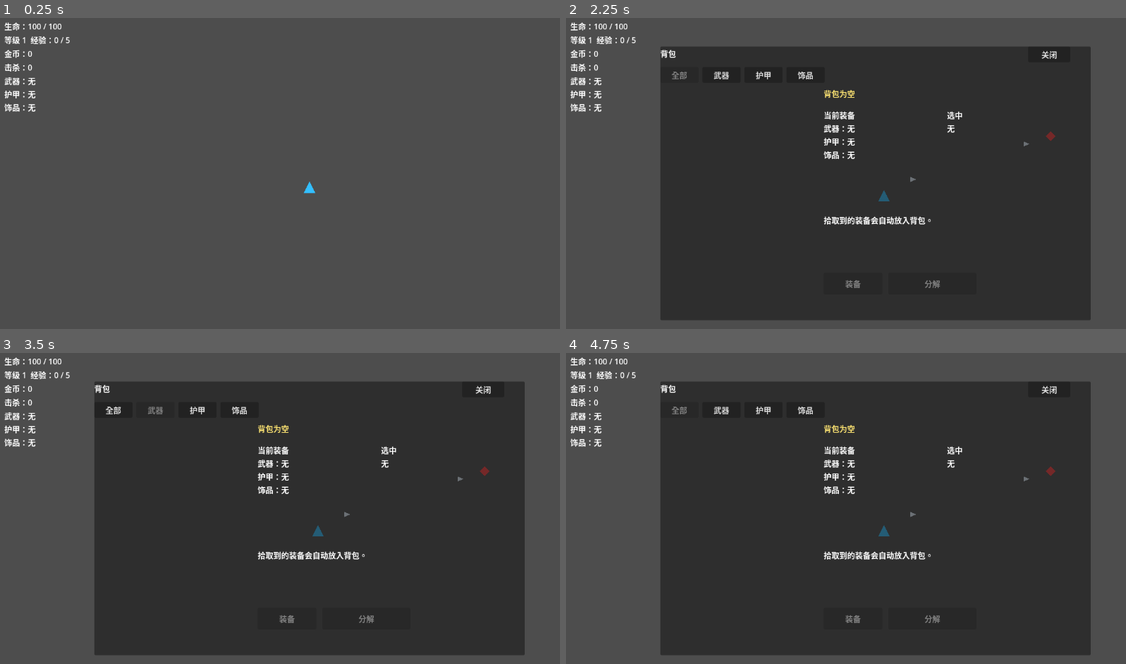
Above: before the commit, frames 1-4 (two rows, left to right).
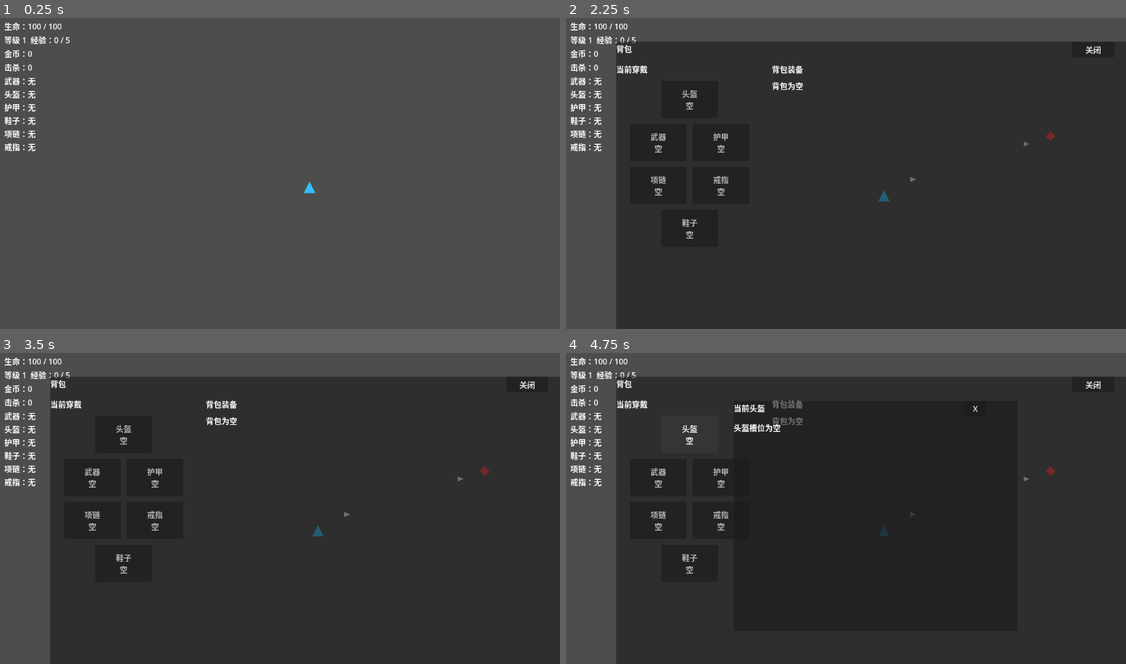
Above: after the commit, the same moments.

Repository: airisuzuki123/RogueLootPrototype
Game: Godot game, scene res://scenes/main.tscn
Same seed, same stepped clock (60 frames per second), same inputs: the game is played once before the commit and once after it.
Inputs (mouse positions are in pixels of both pictures, inside the frame that each line leads up to):
- Up to frame 1 (0.25 s): no input
- Up to frame 2 (2.25 s): tap Enter at 0.5 s; hold D (move_right) 0.53-1.25 s; tap B at 0.6, 2.1 s; click "关闭" at 1.25 s; tap Space at 2 s; hold S (move_down) from 2.03 s (still down)
- Up to frame 3 (3.5 s): release S (move_down) at 2.75 s; click (156, 408) at 2.75 s, where only the run before the commit has a clickable "武器"
- Up to frame 4 (4.75 s): click (678, 408) at 3.5 s, where only the run before the commit has a clickable "全部"; click (689, 433) at 4.25 s, where only the run after the commit has a clickable "头盔 空"

The runs differ from the first frame. In frame 1, 0.3% of the frame differs, in the area x 0-7%, y 23-43%; in frame 2, 18%; in frame 3, 18%; in frame 4, 19%, in the area x 0-100%, y 7-100%.

Commit message:
Rework inventory equipment layout

Diff:
--- a/scripts/core/game_manager.gd
+++ b/scripts/core/game_manager.gd
@@ -32,8 +32,11 @@
 var inventory: Array[Dictionary] = []
 var equipped_items := {
 	"weapon": {},
+	"helmet": {},
 	"armor": {},
-	"accessory": {}
+	"boots": {},
+	"necklace": {},
+	"ring": {}
 }
 var latest_loot_message: String = ""
 
@@ -309,11 +312,13 @@
 	return EquipmentFactory.get_salvage_value(equipment)
 
 func _reset_equipped_items() -> void:
-	equipped_items = {
-		"weapon": {},
-		"armor": {},
-		"accessory": {}
-	}
+	equipped_items = _create_empty_equipped_items()
+
+func _create_empty_equipped_items() -> Dictionary:
+	var empty_items := {}
+	for slot in EquipmentFactory.EQUIPMENT_SLOTS:
+		empty_items[str(slot["id"])] = {}
+	return empty_items
 
 func _sort_inventory() -> void:
 	inventory.sort_custom(_is_inventory_item_before)
--- a/scripts/items/equipment_factory.gd
+++ b/scripts/items/equipment_factory.gd
@@ -8,9 +8,12 @@
 ]
 
 const EQUIPMENT_SLOTS := [
-	{"id": "weapon", "label": "武器", "base_name": "法杖", "weight": 58},
-	{"id": "armor", "label": "护甲", "base_name": "战甲", "weight": 25},
-	{"id": "accessory", "label": "饰品", "base_name": "护符", "weight": 17}
+	{"id": "weapon", "label": "武器", "base_name": "法杖", "weight": 42},
+	{"id": "helmet", "label": "头盔", "base_name": "头盔", "weight": 12},
+	{"id": "armor", "label": "护甲", "base_name": "战甲", "weight": 16},
+	{"id": "boots", "label": "鞋子", "base_name": "战靴", "weight": 12},
+	{"id": "necklace", "label": "项链", "base_name": "项链", "weight": 9},
+	{"id": "ring", "label": "戒指", "base_name": "戒指", "weight": 9}
 ]
 
 const AFFIXES := [
@@ -28,8 +31,11 @@
 
 const SLOT_AFFIXES := {
 	"weapon": ["damage", "attack_speed", "critical_chance", "projectile_count", "pierce", "explosion_radius", "life_steal"],
-	"armor": ["max_health", "move_speed", "attack_speed", "gold_bonus"],
-	"accessory": ["critical_chance", "attack_speed", "move_speed", "projectile_count", "pierce", "explosion_radius", "life_steal", "gold_bonus"]
+	"helmet": ["max_health", "critical_chance", "life_steal"],
+	"armor": ["max_health", "move_speed", "gold_bonus"],
+	"boots": ["move_speed", "attack_speed", "gold_bonus"],
+	"necklace": ["critical_chance", "life_steal", "explosion_radius", "gold_bonus"],
+	"ring": ["attack_speed", "projectile_count", "pierce", "gold_bonus"]
 }
 
 const WEAPON_FORMS := [
--- a/scripts/ui/hud.gd
+++ b/scripts/ui/hud.gd
@@ -16,17 +16,18 @@
 var equip_button: Button
 var salvage_button: Button
 var inventory_panel: PanelContainer
-var inventory_list: VBoxContainer
-var inventory_recommendation_label: Label
-var current_inventory_label: Label
-var selected_inventory_label: Label
-var inventory_summary_label: Label
-var inventory_equip_button: Button
-var inventory_salvage_button: Button
+var inventory_list: GridContainer
+var equipped_slot_buttons: Dictionary = {}
+var detail_modal_panel: PanelContainer
+var detail_title_label: Label
+var detail_body_label: Label
+var detail_comparison_label: Label
+var detail_equip_button: Button
+var detail_salvage_button: Button
 var inventory_items: Array = []
 var selected_inventory_index: int = -1
-var inventory_filter_slot_id: String = "all"
-var inventory_filter_buttons: Dictionary = {}
+var selected_equipment_source: String = ""
+var selected_equipped_slot_id: String = ""
 var equipped_items: Dictionary = {}
 var upgrade_panel: PanelContainer
 var upgrade_list: VBoxContainer
@@ -169,7 +170,10 @@
 	if key_event.keycode == KEY_B:
 		GameManager.toggle_inventory_open()
 	elif key_event.keycode == KEY_ESCAPE and GameManager.is_inventory_open:
-		GameManager.set_inventory_open(false)
+		if detail_modal_panel != null and detail_modal_panel.visible:
+			detail_modal_panel.visible = false
+		else:
+			GameManager.set_inventory_open(false)
 
 func _on_gold_changed(total: int) -> void:
 	gold_label.text = "金币：%d" % total
@@ -201,6 +205,8 @@
 
 func _on_inventory_open_changed(is_open: bool) -> void:
 	inventory_panel.visible = is_open
+	if detail_modal_panel != null and not is_open:
+		detail_modal_panel.visible = false
 	if is_open and selected_inventory_index < 0 and not inventory_items.is_empty():
 		selected_inventory_index = 0
 	_refresh_inventory_panel()
@@ -245,12 +251,12 @@
 func _build_inventory_panel(root: Control) -> void:
 	inventory_panel = PanelContainer.new()
 	inventory_panel.visible = false
-	inventory_panel.position = Vector2(200, 70)
-	inventory_panel.custom_minimum_size = Vector2(880, 560)
+	inventory_panel.position = Vector2(110, 60)
+	inventory_panel.custom_minimum_size = Vector2(1060, 600)
 	root.add_child(inventory_panel)
 
 	var panel_root := VBoxContainer.new()
-	panel_root.add_theme_constant_override("separation", 10)
+	panel_root.add_theme_constant_override("separation", 12)
 	inventory_panel.add_child(panel_root)
 
 	var title_row := HBoxContainer.new()
@@ -259,7 +265,7 @@
 
 	var title := Label.new()
 	title.text = "背包"
-	title.custom_minimum_size = Vector2(740, 28)
+	title.custom_minimum_size = Vector2(920, 28)
 	title_row.add_child(title)
 
 	var close_button := Button.new()
@@ -268,180 +274,243 @@
 	close_button.pressed.connect(_on_inventory_close_pressed)
 	title_row.add_child(close_button)
 
-	var filter_row := HBoxContainer.new()
-	filter_row.add_theme_constant_override("separation", 8)
-	panel_root.add_child(filter_row)
-	_add_inventory_filter_button(filter_row, "all", "全部")
-	for slot in EquipmentFactory.EQUIPMENT_SLOTS:
-		_add_inventory_filter_button(filter_row, str(slot["id"]), str(slot["label"]))
-
 	var content_row := HBoxContainer.new()
-	content_row.add_theme_constant_override("separation", 14)
+	content_row.add_theme_constant_override("separation", 18)
 	panel_root.add_child(content_row)
 
+	var equipped_column := VBoxContainer.new()
+	equipped_column.custom_minimum_size = Vector2(300, 500)
+	equipped_column.add_theme_constant_override("separation", 12)
+	content_row.add_child(equipped_column)
+
+	var equipped_title := Label.new()
+	equipped_title.text = "当前穿戴"
+	equipped_column.add_child(equipped_title)
+
+	_add_equipped_slot_row(equipped_column, ["helmet"])
+	_add_equipped_slot_row(equipped_column, ["weapon", "armor"])
+	_add_equipped_slot_row(equipped_column, ["necklace", "ring"])
+	_add_equipped_slot_row(equipped_column, ["boots"])
+
+	var inventory_column := VBoxContainer.new()
+	inventory_column.custom_minimum_size = Vector2(700, 500)
+	inventory_column.add_theme_constant_override("separation", 10)
+	content_row.add_child(inventory_column)
+
+	var inventory_title := Label.new()
+	inventory_title.text = "背包装备"
+	inventory_column.add_child(inventory_title)
+
 	var list_scroll := ScrollContainer.new()
-	list_scroll.custom_minimum_size = Vector2(320, 430)
-	content_row.add_child(list_scroll)
-
-	inventory_list = VBoxContainer.new()
-	inventory_list.add_theme_constant_override("separation", 6)
+	list_scroll.custom_minimum_size = Vector2(690, 460)
+	inventory_column.add_child(list_scroll)
+
+	inventory_list = GridContainer.new()
+	inventory_list.columns = 6
+	inventory_list.add_theme_constant_override("h_separation", 8)
+	inventory_list.add_theme_constant_override("v_separation", 8)
 	list_scroll.add_child(inventory_list)
 
-	var detail_column := VBoxContainer.new()
-	detail_column.custom_minimum_size = Vector2(500, 430)
-	detail_column.add_theme_constant_override("separation", 10)
-	content_row.add_child(detail_column)
-
-	inventory_recommendation_label = Label.new()
-	inventory_recommendation_label.custom_minimum_size = Vector2(500, 34)
-	inventory_recommendation_label.autowrap_mode = TextServer.AUTOWRAP_WORD_SMART
-	inventory_recommendation_label.add_theme_color_override("font_color", Color(1.0, 0.9, 0.45, 1.0))
-	detail_column.add_child(inventory_recommendation_label)
-
-	var comparison_row := HBoxContainer.new()
-	comparison_row.add_theme_constant_override("separation", 12)
-	detail_column.add_child(comparison_row)
-
-	current_inventory_label = Label.new()
-	current_inventory_label.custom_minimum_size = Vector2(240, 205)
-	current_inventory_label.autowrap_mode = TextServer.AUTOWRAP_WORD_SMART
-	comparison_row.add_child(current_inventory_label)
-
-	selected_inventory_label = Label.new()
-	selected_inventory_label.custom_minimum_size = Vector2(240, 205)
-	selected_inventory_label.autowrap_mode = TextServer.AUTOWRAP_WORD_SMART
-	comparison_row.add_child(selected_inventory_label)
-
-	inventory_summary_label = Label.new()
-	inventory_summary_label.custom_minimum_size = Vector2(500, 110)
-	inventory_summary_label.autowrap_mode = TextServer.AUTOWRAP_WORD_SMART
-	detail_column.add_child(inventory_summary_label)
-
-	var button_row := HBoxContainer.new()
-	button_row.add_theme_constant_override("separation", 12)
-	detail_column.add_child(button_row)
-
-	inventory_equip_button = Button.new()
-	inventory_equip_button.text = "装备"
-	inventory_equip_button.custom_minimum_size = Vector2(120, 44)
-	inventory_equip_button.pressed.connect(_on_inventory_equip_pressed)
-	button_row.add_child(inventory_equip_button)
-
-	inventory_salvage_button = Button.new()
-	inventory_salvage_button.custom_minimum_size = Vector2(180, 44)
-	inventory_salvage_button.pressed.connect(_on_inventory_salvage_pressed)
-	button_row.add_child(inventory_salvage_button)
+	_build_inventory_detail_modal(root)
 
 func _refresh_inventory_panel() -> void:
 	if inventory_list == null:
 		return
-	_ensure_selected_inventory_item_visible()
-	_refresh_inventory_filter_buttons()
+	_refresh_equipped_slot_buttons()
 	for child in inventory_list.get_children():
 		child.queue_free()
-	var visible_indices := _get_visible_inventory_indices()
-	for index in visible_indices:
+	if inventory_items.is_empty():
+		var empty_label := Label.new()
+		empty_label.text = "背包为空"
+		empty_label.custom_minimum_size = Vector2(180, 42)
+		inventory_list.add_child(empty_label)
+		return
+	for index in range(inventory_items.size()):
 		var equipment: Dictionary = inventory_items[index]
 		var button := Button.new()
-		button.text = _get_inventory_item_button_text(equipment, index == selected_inventory_index)
-		button.custom_minimum_size = Vector2(300, 64)
+		button.text = _get_equipment_icon_text(equipment, index == selected_inventory_index and selected_equipment_source == "inventory")
+		button.custom_minimum_size = Vector2(104, 82)
 		var rarity_color: Color = equipment.get("color", Color.WHITE)
 		button.add_theme_color_override("font_color", rarity_color)
 		button.add_theme_color_override("font_hover_color", rarity_color.lightened(0.16))
 		button.add_theme_color_override("font_pressed_color", rarity_color.lightened(0.24))
 		button.pressed.connect(_on_inventory_item_pressed.bind(index))
 		inventory_list.add_child(button)
-	_refresh_inventory_detail()
-
-func _refresh_inventory_detail() -> void:
-	var has_selection := selected_inventory_index >= 0 and selected_inventory_index < inventory_items.size() and _is_equipment_visible(inventory_items[selected_inventory_index])
-	inventory_equip_button.disabled = not has_selection
-	inventory_salvage_button.disabled = not has_selection
-	if not has_selection:
-		inventory_recommendation_label.text = "背包为空" if inventory_items.is_empty() else "当前筛选无装备"
-		current_inventory_label.text = "当前装备\n%s" % EquipmentFactory.describe_loadout(equipped_items)
-		selected_inventory_label.text = "选中\n无"
-		inventory_summary_label.text = "拾取到的装备会自动放入背包。"
-		inventory_salvage_button.text = "分解"
+
+func _on_inventory_item_pressed(index: int) -> void:
+	selected_inventory_index = index
+	selected_equipment_source = "inventory"
+	selected_equipped_slot_id = ""
+	_refresh_inventory_panel()
+	_show_inventory_detail_modal()
+
+func _on_inventory_close_pressed() -> void:
+	if detail_modal_panel != null:
+		detail_modal_panel.visible = false
+	GameManager.set_inventory_open(false)
+
+func _add_equipped_slot_row(parent: Control, slot_ids: Array) -> void:
+	var row := HBoxContainer.new()
+	row.alignment = BoxContainer.ALIGNMENT_CENTER
+	row.add_theme_constant_override("separation", 12)
+	parent.add_child(row)
+	for slot_id in slot_ids:
+		_add_equipped_slot_button(row, str(slot_id))
+
+func _add_equipped_slot_button(parent: Control, slot_id: String) -> void:
+	var button := Button.new()
+	button.custom_minimum_size = Vector2(116, 76)
+	button.pressed.connect(_on_equipped_slot_pressed.bind(slot_id))
+	parent.add_child(button)
+	equipped_slot_buttons[slot_id] = button
+
+func _refresh_equipped_slot_buttons() -> void:
+	for slot in EquipmentFactory.EQUIPMENT_SLOTS:
+		var slot_id := str(slot["id"])
+		if not equipped_slot_buttons.has(slot_id):
+			continue
+		var button: Button = equipped_slot_buttons[slot_id]
+		var equipment: Dictionary = equipped_items.get(slot_id, {})
+		var is_selected := selected_equipment_source == "equipped" and selected_equipped_slot_id == slot_id
+		if equipment.is_empty():
+			button.text = "%s\n空" % str(slot["label"])
+			button.add_theme_color_override("font_color", Color(0.72, 0.72, 0.72, 1.0))
+		else:
+			button.text = _get_equipment_icon_text(equipment, is_selected)
+			var rarity_color: Color = equipment.get("color", Color.WHITE)
+			button.add_theme_color_override("font_color", rarity_color)
+
+func _on_equipped_slot_pressed(slot_id: String) -> void:
+	selected_equipment_source = "equipped"
+	selected_equipped_slot_id = slot_id
+	selected_inventory_index = -1
+	_refresh_inventory_panel()
+	_show_equipped_detail_modal(slot_id)
+
+func _build_inventory_detail_modal(root: Control) -> void:
+	detail_modal_panel = PanelContainer.new()
+	detail_modal_panel.visible = false
+	detail_modal_panel.position = Vector2(350, 110)
+	detail_modal_panel.custom_minimum_size = Vector2(580, 470)
+	root.add_child(detail_modal_panel)
+
+	var modal_root := VBoxContainer.new()
+	modal_root.add_theme_constant_override("separation", 10)
+	detail_modal_panel.add_child(modal_root)
+
+	var title_row := HBoxContainer.new()
+	title_row.add_theme_constant_override("separation", 12)
+	modal_root.add_child(title_row)
+
+	detail_title_label = Label.new()
+	detail_title_label.custom_minimum_size = Vector2(460, 28)
+	title_row.add_child(detail_title_label)
+
+	var close_button := Button.new()
+	close_button.text = "X"
+	close_button.custom_minimum_size = Vector2(44, 32)
+	close_button.pressed.connect(_on_detail_close_pressed)
+	title_row.add_child(close_button)
+
+	detail_body_label = Label.new()
+	detail_body_label.custom_minimum_size = Vector2(540, 190)
+	detail_body_label.autowrap_mode = TextServer.AUTOWRAP_WORD_SMART
+	modal_root.add_child(detail_body_label)
+
+	detail_comparison_label = Label.new()
+	detail_comparison_label.custom_minimum_size = Vector2(540, 150)
+	detail_comparison_label.autowrap_mode = TextServer.AUTOWRAP_WORD_SMART
+	detail_comparison_label.add_theme_color_override("font_color", Color(1.0, 0.9, 0.45, 1.0))
+	modal_root.add_child(detail_comparison_label)
+
+	var button_row := HBoxContainer.new()
+	button_row.alignment = BoxContainer.ALIGNMENT_CENTER
+	button_row.add_theme_constant_override("separation", 12)
+	modal_root.add_child(button_row)
+
+	detail_equip_button = Button.new()
+	detail_equip_button.text = "装备"
+	detail_equip_button.custom_minimum_size = Vector2(120, 42)
+	detail_equip_button.pressed.connect(_on_detail_equip_pressed)
+	button_row.add_child(detail_equip_button)
+
+	detail_salvage_button = Button.new()
+	detail_salvage_button.custom_minimum_size = Vector2(170, 42)
+	detail_salvage_button.pressed.connect(_on_detail_salvage_pressed)
+	button_row.add_child(detail_salvage_button)
+
+func _show_inventory_detail_modal() -> void:
+	if selected_inventory_index < 0 or selected_inventory_index >= inventory_items.size():
 		return
 	var equipment: Dictionary = inventory_items[selected_inventory_index]
 	var current_equipment := _get_current_equipment_for(equipment)
 	var slot_label := EquipmentFactory.get_slot_label(str(equipment.get("slot", "weapon")))
-	inventory_recommendation_label.text = EquipmentFactory.get_recommendation_text(equipment, current_equipment)
-	current_inventory_label.text = "当前%s\n%s" % [slot_label, EquipmentFactory.describe_with_score(current_equipment)]
-	selected_inventory_label.text = "选中\n%s" % EquipmentFactory.describe_with_score(equipment)
-	inventory_summary_label.text = "变化\n%s" % EquipmentFactory.get_comparison_summary(equipment, current_equipment)
-	inventory_salvage_button.text = "分解 +%d 金币" % EquipmentFactory.get_salvage_value(equipment)
-
-func _get_inventory_item_button_text(equipment: Dictionary, is_selected: bool) -> String:
-	var prefix := ">" if is_selected else " "
-	var slot_label := EquipmentFactory.get_slot_label(str(equipment.get("slot", "weapon")))
-	var form_name := EquipmentFactory.get_form_name(equipment).replace("法杖", "")
-	var score_delta := EquipmentFactory.get_score_delta_label(equipment, _get_current_equipment_for(equipment))
-	return "%s %s  [%s/%s]\n%s | 等级 %d | 评分 %d (%s)" % [
+	detail_title_label.text = str(equipment.get("name", "未知装备"))
+	detail_body_label.text = "选中装备\n%s" % EquipmentFactory.describe_with_score(equipment)
+	detail_comparison_label.text = "%s\n\n当前%s\n%s\n\n变化\n%s" % [
+		EquipmentFactory.get_recommendation_text(equipment, current_equipment),
+		slot_label,
+		EquipmentFactory.describe_with_score(current_equipment),
+		EquipmentFactory.get_comparison_summary(equipment, current_equipment)
+	]
+	detail_equip_button.visible = true
+	detail_salvage_button.visible = true
+	detail_salvage_button.text = "分解 +%d 金币" % EquipmentFactory.get_salvage_value(equipment)
+	detail_modal_panel.visible = true
+
+func _show_equipped_detail_modal(slot_id: String) -> void:
+	var slot_label := EquipmentFactory.get_slot_label(slot_id)
+	var equipment: Dictionary = equipped_items.get(slot_id, {})
+	detail_title_label.text = "当前%s" % slot_label
+	if equipment.is_empty():
+		detail_body_label.text = "%s槽位为空" % slot_label
+	else:
+		detail_body_label.text = EquipmentFactory.describe_with_score(equipment)
+	detail_comparison_label.text = ""
+	detail_equip_button.visible = false
+	detail_salvage_button.visible = false
+	detail_modal_panel.visible = true
+
+func _on_detail_equip_pressed() -> void:
+	if selected_equipment_source != "inventory":
+		return
+	GameManager.equip_inventory_equipment(selected_inventory_index)
+	detail_modal_panel.visible = false
+
+func _on_detail_salvage_pressed() -> void:
+	if selected_equipment_source != "inventory":
+		return
+	GameManager.salvage_inventory_equipment(selected_inventory_index)
+	detail_modal_panel.visible = false
+
+func _on_detail_close_pressed() -> void:
+	detail_modal_panel.visible = false
+
+func _get_equipment_icon_text(equipment: Dictionary, is_selected: bool) -> String:
+	var prefix := ">" if is_selected else ""
+	var slot_symbol := _get_slot_symbol(str(equipment.get("slot", "weapon")))
+	return "%s%s\nLv%d  %d" % [
 		prefix,
-		str(equipment.get("name", "未知装备")),
-		slot_label,
-		form_name,
-		str(equipment.get("rarity", "普通")),
+		slot_symbol,
 		int(equipment.get("level", 1)),
-		EquipmentFactory.get_score(equipment),
-		score_delta
+		EquipmentFactory.get_score(equipment)
 	]
 
-func _on_inventory_item_pressed(index: int) -> void:
-	selected_inventory_index = index
-	_refresh_inventory_panel()
-
-func _on_inventory_equip_pressed() -> void:
-	GameManager.equip_inventory_equipment(selected_inventory_index)
-
-func _on_inventory_salvage_pressed() -> void:
-	GameManager.salvage_inventory_equipment(selected_inventory_index)
-
-func _on_inventory_close_pressed() -> void:
-	GameManager.set_inventory_open(false)
-
-func _add_inventory_filter_button(parent: Control, slot_id: String, label: String) -> void:
-	var button := Button.new()
-	button.text = label
-	button.custom_minimum_size = Vector2(78, 32)
-	button.pressed.connect(_on_inventory_filter_pressed.bind(slot_id))
-	parent.add_child(button)
-	inventory_filter_buttons[slot_id] = button
-
-func _on_inventory_filter_pressed(slot_id: String) -> void:
-	inventory_filter_slot_id = slot_id
-	_ensure_selected_inventory_item_visible()
-	_refresh_inventory_panel()
-
-func _refresh_inventory_filter_buttons() -> void:
-	for slot_id in inventory_filter_buttons.keys():
-		var button: Button = inventory_filter_buttons[slot_id]
-		button.disabled = str(slot_id) == inventory_filter_slot_id
-
-func _ensure_selected_inventory_item_visible() -> void:
-	var selection_visible := selected_inventory_index >= 0 and selected_inventory_index < inventory_items.size()
-	if selection_visible:
-		selection_visible = _is_equipment_visible(inventory_items[selected_inventory_index])
-	if selection_visible:
-		return
-	selected_inventory_index = -1
-	for index in _get_visible_inventory_indices():
-		selected_inventory_index = index
-		return
-
-func _get_visible_inventory_indices() -> Array:
-	var indices := []
-	for index in range(inventory_items.size()):
-		if _is_equipment_visible(inventory_items[index]):
-			indices.append(index)
-	return indices
-
-func _is_equipment_visible(equipment: Dictionary) -> bool:
-	if inventory_filter_slot_id == "all":
-		return true
-	return str(equipment.get("slot", "weapon")) == inventory_filter_slot_id
+func _get_slot_symbol(slot_id: String) -> String:
+	match slot_id:
+		"weapon":
+			return "杖"
+		"helmet":
+			return "盔"
+		"armor":
+			return "甲"
+		"boots":
+			return "靴"
+		"necklace":
+			return "链"
+		"ring":
+			return "戒"
+	return "装"
 
 func _get_current_equipment_for(equipment: Dictionary) -> Dictionary:
 	var slot_id := str(equipment.get("slot", "weapon"))
Not shown, changed: README.md
Not shown, changed: docs/design.md
Not shown, changed: docs/development-log.md
